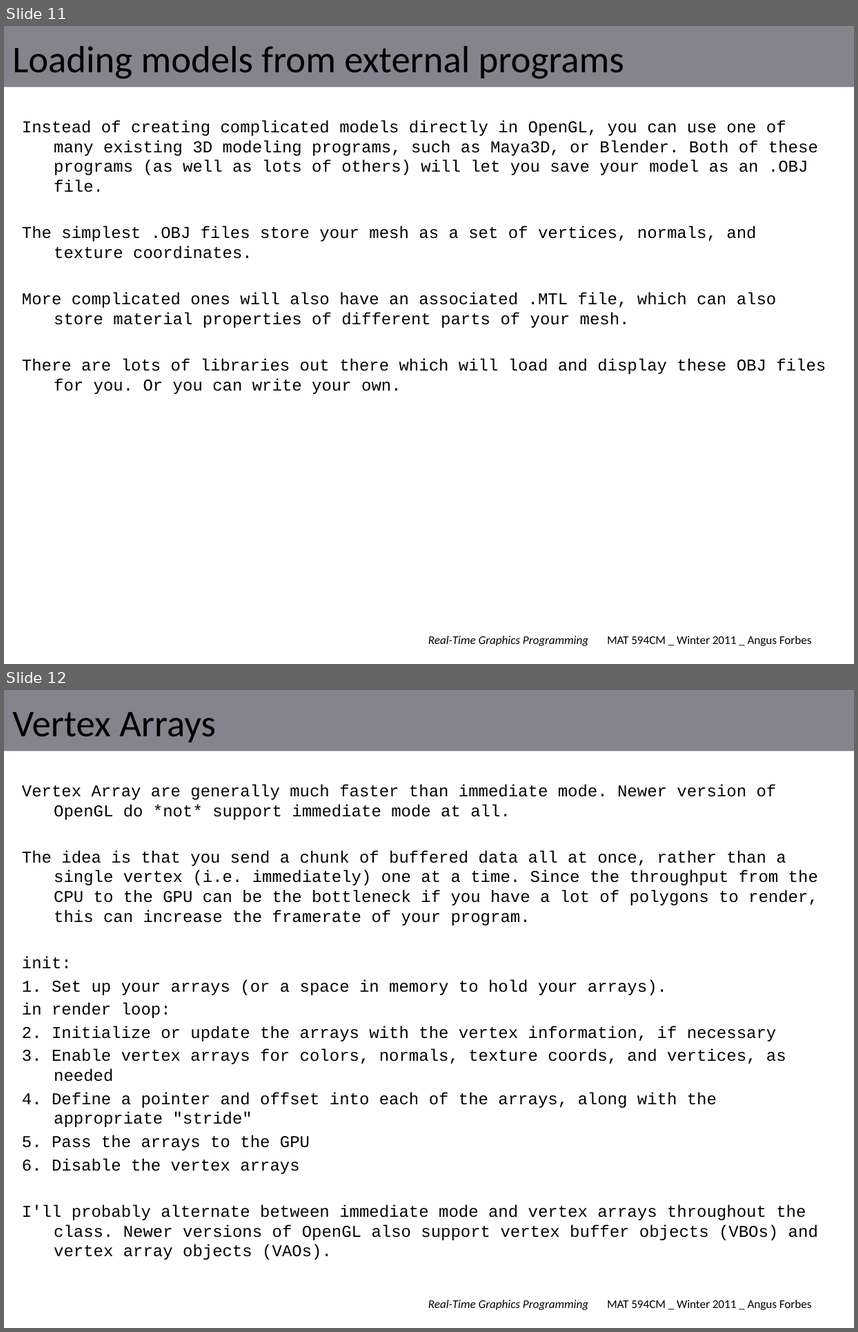
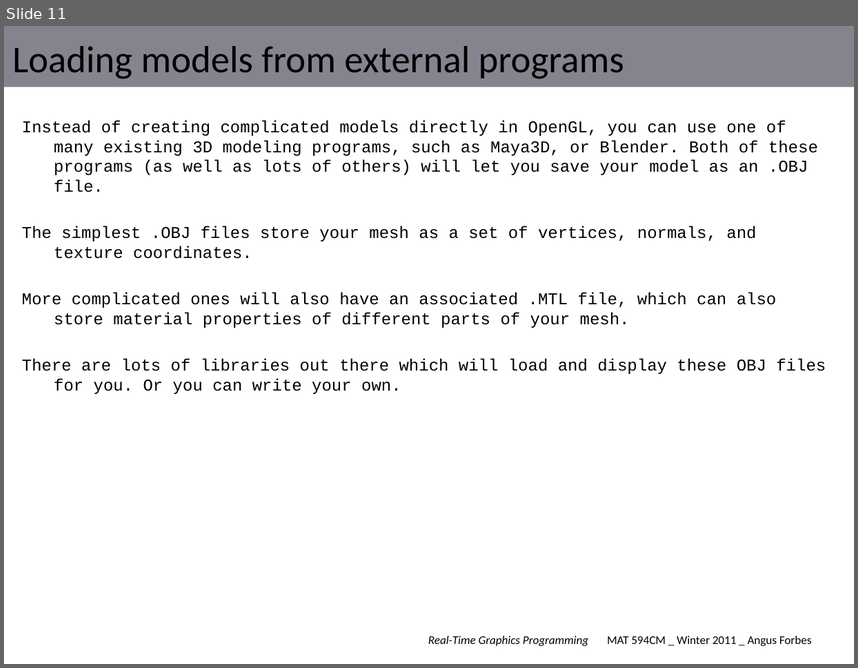
Before and after one commit to angusforbes/mat594cm, a slide deck: slides/week2.pptx. Shown one above the other, each under a label of ours: slides 11 and 12 before the commit, slide 11 after it. The pictures are 858x1332 and 858x668 pixels, drawn with LibreOffice and Linux fonts; fonts in the diff are those of the drawing. Boxes give left, top, right and bottom in pixels: in the first picture for what was removed or moved away, otherwise in the second. Text is boxed around its words. In the diff, an @@ line names an element or a change of style, - is before the commit and + after.

```diff
--- a/slides/week2.pptx
+++ b/slides/week2.pptx
@@ slide 12 removed at [4, 690, 854, 1328], background #FFFFFF; not listed: 2 template elements that a slide beside it also shows @@
@@ title removed at [12, 712, 216, 742] @@
-Vertex Arrays
@@ text removed at [22, 784, 818, 1259] @@
-Vertex Array are generally much faster than immediate mode. Newer version of OpenGL do *not* support immediate mode at all.
-The idea is that you send a chunk of buffered data all at once, rather than a single vertex (i.e. immediately) one at a time. Since the throughput from the CPU to the GPU can be the bottleneck if you have a lot of polygons to render, this can increase the framerate of your program.
-init:
-1. Set up your arrays (or a space in memory to hold your arrays).
-in render loop:
-2. Initialize or update the arrays with the vertex information, if necessary
-3. Enable vertex arrays for colors, normals, texture coords, and vertices, as needed
-4. Define a pointer and offset into each of the arrays, along with the appropriate "stride"
-5. Pass the arrays to the GPU
-6. Disable the vertex arrays
-I'll probably alternate between immediate mode and vertex arrays throughout the class. Newer versions of OpenGL also support vertex buffer objects (VBOs) and vertex array objects (VAOs).
```
Also in this commit, not shown: 1 slide changed, 3 other slides removed, 7 other files.
